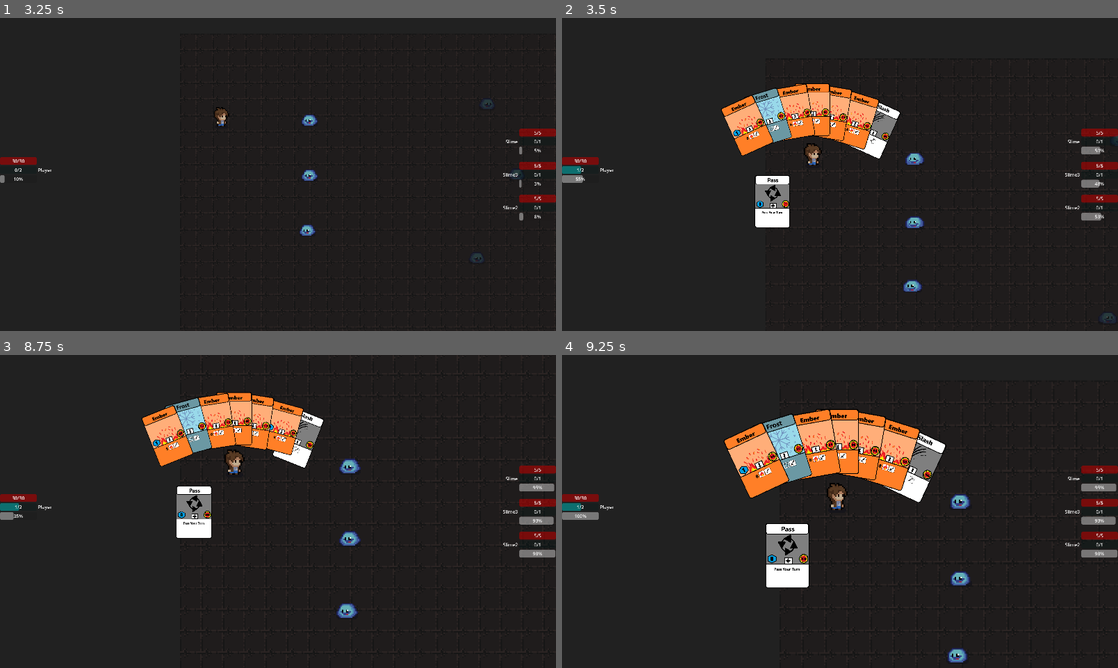
Above: before the commit, frames 1-4 (two rows, left to right).
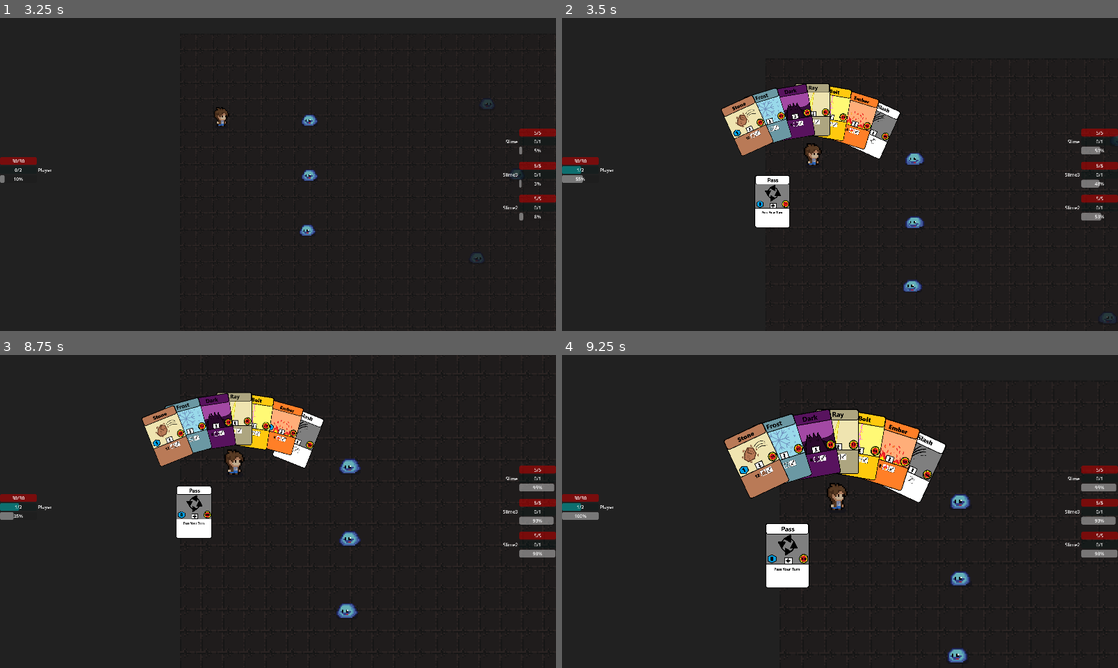
Above: after the commit, the same moments.

Repository: PatricNurczyk/DreamaCard
Game: Godot game, scene res://Scenes/GameLogic/GameContainer.tscn
The game is run twice, just before and just after one commit, with the same random seed, the same clock (stepped at 60 frames per second) and the same inputs. Sound files missing from this copy of the repository are replaced by a short silence.
Inputs (mouse positions are in pixels of both pictures, inside the frame that each line leads up to):
- Up to frame 1 (3.25 s): move the mouse to (400, 158) at 0.52 s; hold Right (ui_right) 0.53-2.03 s; click (400, 158) at 0.6 s; tap Up (ui_up) at 0.77, 1.52, 3.02 s; move the mouse to (166, 190) at 1.27 s; click (166, 190) at 1.35 s; move the mouse to (333, 105) at 2.02 s; hold Left (ui_left) 2.03-2.78 s; hold Shift (Sprint) 2.03-2.78 s; click (333, 105) at 2.3 s; move the mouse to (250, 237) at 2.77 s; hold Right (ui_right) from 2.78 s (still down); click (250, 237) at 2.85 s
- Up to frame 2 (3.5 s): keep holding Right (ui_right)
- Up to frame 3 (8.75 s): release Right (ui_right) at 3.5 s; click (294, 455) at 3.5 s; click (205, 452) at 4.27 s; click (205, 448) at 5.02 s; click (205, 448) at 5.75 s; click (205, 448) at 6.52 s; click (205, 448) at 7.27 s; move the mouse to (444, 558) at 8.02 s; hold Right (ui_right) from 8.03 s (still down); click (444, 558) at 8.1 s; tap Up (ui_up) at 8.27 s; tap Escape (Cancel) at 8.65 s
- Up to frame 4 (9.25 s): move the mouse to (673, 464) at 8.77 s; release Right (ui_right) at 8.78 s; hold Left (ui_left) from 8.78 s (still down); tap Shift (Sprint) at 8.85 s; tap Up (ui_up) at 9.02 s; click (673, 464) at 9.05 s

Frame 1 is identical in both runs. In frame 2, 2.6% of the frame differs, in the area x 28-53%, y 21-44%; in frame 3, 2.7%; in frame 4, 4.0%, in the area x 29-59%, y 17-46%.

Commit message:
Added all 1 MP cost cards

Diff:
--- /dev/null
+++ b/Scenes/Cards/Blast.tscn
@@ -0,0 +1,44 @@
+[gd_scene load_steps=9 format=3 uid="uid://bmpjp4nysuxsp"]
+
+[ext_resource type="Script" path="res://Scripts/Cards/card.gd" id="1_subqf"]
+[ext_resource type="Script" path="res://Scripts/Cards/blast.gd" id="2_a677v"]
+[ext_resource type="Texture2D" uid="uid://bpxkvnslyh1k5" path="res://Assets/Card/Blast.png" id="3_0nyfl"]
+[ext_resource type="AudioStream" uid="uid://cmcelkb8gcdpl" path="res://Sounds/Sound_Effects/flipcard.wav" id="4_81muq"]
+
+[sub_resource type="StyleBoxEmpty" id="StyleBoxEmpty_4tin5"]
+
+[sub_resource type="StyleBoxEmpty" id="StyleBoxEmpty_qqn4e"]
+
+[sub_resource type="StyleBoxEmpty" id="StyleBoxEmpty_b5epm"]
+
+[sub_resource type="StyleBoxEmpty" id="StyleBoxEmpty_8rv6h"]
+
+[node name="Blast" type="Button"]
+offset_left = -15.495
+offset_top = -23.16
+offset_right = 15.505
+offset_bottom = 22.84
+theme_override_styles/focus = SubResource("StyleBoxEmpty_4tin5")
+theme_override_styles/hover = SubResource("StyleBoxEmpty_qqn4e")
+theme_override_styles/pressed = SubResource("StyleBoxEmpty_b5epm")
+theme_override_styles/normal = SubResource("StyleBoxEmpty_8rv6h")
+action_mode = 0
+icon_alignment = 1
+script = ExtResource("1_subqf")
+card_script = ExtResource("2_a677v")
+target_type = 1
+SkillName = "Blast"
+mpCost = 1
+element = "arcane"
+
+[node name="Card" type="Sprite2D" parent="."]
+position = Vector2(15.415, 23.045)
+scale = Vector2(0.1, 0.1)
+texture = ExtResource("3_0nyfl")
+
+[node name="hover" type="AudioStreamPlayer2D" parent="."]
+stream = ExtResource("4_81muq")
+
+[connection signal="gui_input" from="." to="." method="_on_gui_input"]
+[connection signal="mouse_entered" from="." to="." method="_on_mouse_entered"]
+[connection signal="mouse_exited" from="." to="." method="_on_mouse_exited"]
--- /dev/null
+++ b/Scenes/Cards/Bolt.tscn
@@ -0,0 +1,44 @@
+[gd_scene load_steps=9 format=3 uid="uid://du6hf4lasmbjv"]
+
+[ext_resource type="Script" path="res://Scripts/Cards/card.gd" id="1_3ew7i"]
+[ext_resource type="Script" path="res://Scripts/Cards/bolt.gd" id="2_j7iou"]
+[ext_resource type="Texture2D" uid="uid://d3l8grjn1uhth" path="res://Assets/Card/Bolt.png" id="3_4vsc5"]
+[ext_resource type="AudioStream" uid="uid://cmcelkb8gcdpl" path="res://Sounds/Sound_Effects/flipcard.wav" id="4_pipfc"]
+
+[sub_resource type="StyleBoxEmpty" id="StyleBoxEmpty_4tin5"]
+
+[sub_resource type="StyleBoxEmpty" id="StyleBoxEmpty_qqn4e"]
+
+[sub_resource type="StyleBoxEmpty" id="StyleBoxEmpty_b5epm"]
+
+[sub_resource type="StyleBoxEmpty" id="StyleBoxEmpty_8rv6h"]
+
+[node name="Bolt" type="Button"]
+offset_left = -15.495
+offset_top = -23.16
+offset_right = 15.505
+offset_bottom = 22.84
+theme_override_styles/focus = SubResource("StyleBoxEmpty_4tin5")
+theme_override_styles/hover = SubResource("StyleBoxEmpty_qqn4e")
+theme_override_styles/pressed = SubResource("StyleBoxEmpty_b5epm")
+theme_override_styles/normal = SubResource("StyleBoxEmpty_8rv6h")
+action_mode = 0
+icon_alignment = 1
+script = ExtResource("1_3ew7i")
+card_script = ExtResource("2_j7iou")
+target_type = 1
+SkillName = "Bolt"
+mpCost = 1
+element = "lightning"
+
+[node name="Card" type="Sprite2D" parent="."]
+position = Vector2(15.415, 23.045)
+scale = Vector2(0.1, 0.1)
+texture = ExtResource("3_4vsc5")
+
+[node name="hover" type="AudioStreamPlayer2D" parent="."]
+stream = ExtResource("4_pipfc")
+
+[connection signal="gui_input" from="." to="." method="_on_gui_input"]
+[connection signal="mouse_entered" from="." to="." method="_on_mouse_entered"]
+[connection signal="mouse_exited" from="." to="." method="_on_mouse_exited"]
--- /dev/null
+++ b/Scenes/Cards/Dark.tscn
@@ -0,0 +1,44 @@
+[gd_scene load_steps=9 format=3 uid="uid://dpmqif3p4phag"]
+
+[ext_resource type="Script" path="res://Scripts/Cards/card.gd" id="1_k6elo"]
+[ext_resource type="Script" path="res://Scripts/Cards/dark.gd" id="2_vjnkq"]
+[ext_resource type="Texture2D" uid="uid://bdvllusimsa1f" path="res://Assets/Card/Dark.png" id="3_xai2b"]
+[ext_resource type="AudioStream" uid="uid://cmcelkb8gcdpl" path="res://Sounds/Sound_Effects/flipcard.wav" id="4_2fnmu"]
+
+[sub_resource type="StyleBoxEmpty" id="StyleBoxEmpty_4tin5"]
+
+[sub_resource type="StyleBoxEmpty" id="StyleBoxEmpty_qqn4e"]
+
+[sub_resource type="StyleBoxEmpty" id="StyleBoxEmpty_b5epm"]
+
+[sub_resource type="StyleBoxEmpty" id="StyleBoxEmpty_8rv6h"]
+
+[node name="Dark" type="Button"]
+offset_left = -15.495
+offset_top = -23.16
+offset_right = 15.505
+offset_bottom = 22.84
+theme_override_styles/focus = SubResource("StyleBoxEmpty_4tin5")
+theme_override_styles/hover = SubResource("StyleBoxEmpty_qqn4e")
+theme_override_styles/pressed = SubResource("StyleBoxEmpty_b5epm")
+theme_override_styles/normal = SubResource("StyleBoxEmpty_8rv6h")
+action_mode = 0
+icon_alignment = 1
+script = ExtResource("1_k6elo")
+card_script = ExtResource("2_vjnkq")
+target_type = 1
+SkillName = "Dark"
+mpCost = 1
+element = "void"
+
+[node name="Card" type="Sprite2D" parent="."]
+position = Vector2(15.415, 23.045)
+scale = Vector2(0.1, 0.1)
+texture = ExtResource("3_xai2b")
+
+[node name="hover" type="AudioStreamPlayer2D" parent="."]
+stream = ExtResource("4_2fnmu")
+
+[connection signal="gui_input" from="." to="." method="_on_gui_input"]
+[connection signal="mouse_entered" from="." to="." method="_on_mouse_entered"]
+[connection signal="mouse_exited" from="." to="." method="_on_mouse_exited"]
--- /dev/null
+++ b/Scenes/Cards/Ray.tscn
@@ -0,0 +1,44 @@
+[gd_scene load_steps=9 format=3 uid="uid://xr2k03tsa2j5"]
+
+[ext_resource type="Script" path="res://Scripts/Cards/card.gd" id="1_e72jp"]
+[ext_resource type="Script" path="res://Scripts/Cards/ray.gd" id="2_m7j4x"]
+[ext_resource type="Texture2D" uid="uid://jiqr5jltcur0" path="res://Assets/Card/Ray.png" id="3_lts6u"]
+[ext_resource type="AudioStream" uid="uid://cmcelkb8gcdpl" path="res://Sounds/Sound_Effects/flipcard.wav" id="4_7edxk"]
+
+[sub_resource type="StyleBoxEmpty" id="StyleBoxEmpty_4tin5"]
+
+[sub_resource type="StyleBoxEmpty" id="StyleBoxEmpty_qqn4e"]
+
+[sub_resource type="StyleBoxEmpty" id="StyleBoxEmpty_b5epm"]
+
+[sub_resource type="StyleBoxEmpty" id="StyleBoxEmpty_8rv6h"]
+
+[node name="Ray" type="Button"]
+offset_left = -15.495
+offset_top = -23.16
+offset_right = 15.505
+offset_bottom = 22.84
+theme_override_styles/focus = SubResource("StyleBoxEmpty_4tin5")
+theme_override_styles/hover = SubResource("StyleBoxEmpty_qqn4e")
+theme_override_styles/pressed = SubResource("StyleBoxEmpty_b5epm")
+theme_override_styles/normal = SubResource("StyleBoxEmpty_8rv6h")
+action_mode = 0
+icon_alignment = 1
+script = ExtResource("1_e72jp")
+card_script = ExtResource("2_m7j4x")
+target_type = 1
+SkillName = "Ray"
+mpCost = 1
+element = "light"
+
+[node name="Card" type="Sprite2D" parent="."]
+position = Vector2(15.415, 23.045)
+scale = Vector2(0.1, 0.1)
+texture = ExtResource("3_lts6u")
+
+[node name="hover" type="AudioStreamPlayer2D" parent="."]
+stream = ExtResource("4_7edxk")
+
+[connection signal="gui_input" from="." to="." method="_on_gui_input"]
+[connection signal="mouse_entered" from="." to="." method="_on_mouse_entered"]
+[connection signal="mouse_exited" from="." to="." method="_on_mouse_exited"]
--- /dev/null
+++ b/Scenes/Cards/Stone.tscn
@@ -0,0 +1,44 @@
+[gd_scene load_steps=9 format=3 uid="uid://chb7qjvfn05i3"]
+
+[ext_resource type="Script" path="res://Scripts/Cards/card.gd" id="1_dyogi"]
+[ext_resource type="Script" path="res://Scripts/Cards/stone.gd" id="2_xwyul"]
+[ext_resource type="Texture2D" uid="uid://dt5426cet3vgg" path="res://Assets/Card/Stone.png" id="3_hsfx5"]
+[ext_resource type="AudioStream" uid="uid://cmcelkb8gcdpl" path="res://Sounds/Sound_Effects/flipcard.wav" id="4_f1gv2"]
+
+[sub_resource type="StyleBoxEmpty" id="StyleBoxEmpty_4tin5"]
+
+[sub_resource type="StyleBoxEmpty" id="StyleBoxEmpty_qqn4e"]
+
+[sub_resource type="StyleBoxEmpty" id="StyleBoxEmpty_b5epm"]
+
+[sub_resource type="StyleBoxEmpty" id="StyleBoxEmpty_8rv6h"]
+
+[node name="Stone" type="Button"]
+offset_left = -15.495
+offset_top = -23.16
+offset_right = 15.505
+offset_bottom = 22.84
+theme_override_styles/focus = SubResource("StyleBoxEmpty_4tin5")
+theme_override_styles/hover = SubResource("StyleBoxEmpty_qqn4e")
+theme_override_styles/pressed = SubResource("StyleBoxEmpty_b5epm")
+theme_override_styles/normal = SubResource("StyleBoxEmpty_8rv6h")
+action_mode = 0
+icon_alignment = 1
+script = ExtResource("1_dyogi")
+card_script = ExtResource("2_xwyul")
+target_type = 1
+SkillName = "Stone"
+mpCost = 1
+element = "earth"
+
+[node name="Card" type="Sprite2D" parent="."]
+position = Vector2(15.415, 23.045)
+scale = Vector2(0.1, 0.1)
+texture = ExtResource("3_hsfx5")
+
+[node name="hover" type="AudioStreamPlayer2D" parent="."]
+stream = ExtResource("4_f1gv2")
+
+[connection signal="gui_input" from="." to="." method="_on_gui_input"]
+[connection signal="mouse_entered" from="." to="." method="_on_mouse_entered"]
+[connection signal="mouse_exited" from="." to="." method="_on_mouse_exited"]
--- a/Scenes/Entities/Player.tscn
+++ b/Scenes/Entities/Player.tscn
@@ -1,7 +1,7 @@
 [gd_scene load_steps=6 format=3 uid="uid://jrkrfd6041tn"]
 
 [ext_resource type="SpriteFrames" uid="uid://cb8rvv4yb7tn2" path="res://Assets/SpriteFrames/player.tres" id="1_rt0qv"]
-[ext_resource type="Script" path="res://Scenes/Entities/Player.gd" id="1_sqg0c"]
+[ext_resource type="Script" path="res://Scripts/Entities/Player.gd" id="1_sqg0c"]
 [ext_resource type="AudioStream" uid="uid://cqplmnuvjfh7d" path="res://Sounds/Sound_Effects/hitHurt.wav" id="3_aw5ii"]
 
 [sub_resource type="CapsuleShape2D" id="CapsuleShape2D_i50t4"]
--- a/Scenes/GameLogic/Shard.tscn
+++ b/Scenes/GameLogic/Shard.tscn
@@ -44,6 +44,7 @@
 script = ExtResource("1_mr45b")
 
 [node name="Polygon" type="Polygon2D" parent="."]
+color = Color(1, 0.501961, 0.988235, 1)
 polygon = PackedVector2Array(-3, -5, 4, -5, 4, 4, -3, 4)
 
 [node name="AnimationPlayer" type="AnimationPlayer" parent="."]
--- /dev/null
+++ b/Scripts/Cards/blast.gd
@@ -0,0 +1,16 @@
+extends Node
+
+func select_card(card):
+	card.get_parent().get_parent().select_target(card.get_index())
+
+func discard():
+	print("Cant Discard")
+
+func execute_action(container):
+	container.camera.position = container.combatants[container.target].position
+	container.camera_zoom = 6
+	await container.get_tree().create_timer(.5).timeout
+	container.combatants[container.currTurn].MP -= 1
+	container.combatants[container.target].takeDamage(6, "arcane")
+	await container.get_tree().create_timer(.5).timeout
+	container.action_completed.emit()
--- /dev/null
+++ b/Scripts/Cards/bolt.gd
@@ -0,0 +1,16 @@
+extends Node
+
+func select_card(card):
+	card.get_parent().get_parent().select_target(card.get_index())
+
+func discard():
+	print("Cant Discard")
+
+func execute_action(container):
+	container.camera.position = container.combatants[container.target].position
+	container.camera_zoom = 6
+	await container.get_tree().create_timer(.5).timeout
+	container.combatants[container.currTurn].MP -= 1
+	container.combatants[container.target].takeDamage(10, "lightning")
+	await container.get_tree().create_timer(.5).timeout
+	container.action_completed.emit()
--- a/Scripts/Cards/card.gd
+++ b/Scripts/Cards/card.gd
@@ -37,12 +37,10 @@
 	cardscale = .05
 	no_hover = true
 	#animation_player.play("Card Shake")
-	disabled = true
 
 func cancel():
 	no_hover = false
 	cardscale = .1
-	animation_player.stop()
 	disabled = false
 	z_index = 0
 
--- /dev/null
+++ b/Scripts/Cards/dark.gd
@@ -0,0 +1,16 @@
+extends Node
+
+func select_card(card):
+	card.get_parent().get_parent().select_target(card.get_index())
+
+func discard():
+	print("Cant Discard")
+
+func execute_action(container):
+	container.camera.position = container.combatants[container.target].position
+	container.camera_zoom = 6
+	await container.get_tree().create_timer(.5).timeout
+	container.combatants[container.currTurn].MP -= 1
+	container.combatants[container.target].takeDamage(8, "void")
+	await container.get_tree().create_timer(.5).timeout
+	container.action_completed.emit()
--- /dev/null
+++ b/Scripts/Cards/ray.gd
@@ -0,0 +1,16 @@
+extends Node
+
+func select_card(card):
+	card.get_parent().get_parent().select_target(card.get_index())
+
+func discard():
+	print("Cant Discard")
+
+func execute_action(container):
+	container.camera.position = container.combatants[container.target].position
+	container.camera_zoom = 6
+	await container.get_tree().create_timer(.5).timeout
+	container.combatants[container.currTurn].MP -= 1
+	container.combatants[container.target].takeDamage(7, "light")
+	await container.get_tree().create_timer(.5).timeout
+	container.action_completed.emit()
--- /dev/null
+++ b/Scripts/Cards/stone.gd
@@ -0,0 +1,16 @@
+extends Node
+
+func select_card(card):
+	card.get_parent().get_parent().select_target(card.get_index())
+
+func discard():
+	print("Cant Discard")
+
+func execute_action(container):
+	container.camera.position = container.combatants[container.target].position
+	container.camera_zoom = 6
+	await container.get_tree().create_timer(.5).timeout
+	container.combatants[container.currTurn].MP -= 1
+	container.combatants[container.target].takeDamage(12, "earth")
+	await container.get_tree().create_timer(.5).timeout
+	container.action_completed.emit()
--- a/Scripts/GameLogic/GameContainer.gd
+++ b/Scripts/GameLogic/GameContainer.gd
@@ -374,6 +374,16 @@
 			shatter.shard_color = Color("ff5b17")
 		"frost":
 			shatter.shard_color = Color("11ffff")
+		"earth":
+			shatter.shard_color = Color('3a5f00')
+		"lightning":
+			shatter.shard_color = Color("c8ba00")
+		"void":
+			shatter.shard_color = Color("#8e43f7")
+		"light":
+			shatter.shard_color = Color("#f5ff69")
+		"arcane":
+			shatter.shard_color = Color("#4fffbe")
 	shatter.position = UI_READYBREAK + Vector2(15.5,23)
 	card_ui.add_child(shatter)
 	await shatter.shatter_ready
@@ -410,6 +420,16 @@
 				shatter.shard_color = Color("ff5b17")
 			"frost":
 				shatter.shard_color = Color("11ffff")
+			"earth":
+				shatter.shard_color = Color('3a5f00')
+			"lightning":
+				shatter.shard_color = Color("c8ba00")
+			"void":
+				shatter.shard_color = Color("#8e43f7")
+			"light":
+				shatter.shard_color = Color("#f5ff69")
+			"arcane":
+				shatter.shard_color = Color("#4fffbe")
 		shatter.position = Vector2(15.5,23)
 		shatter.invert = true
 		combatants[currTurn].add_child(card)
--- a/Scripts/GameLogic/player_info.gd
+++ b/Scripts/GameLogic/player_info.gd
@@ -9,7 +9,7 @@
 		"MaxHP" : 30,
 		"MaxMP" : 2,
 		"Speed" : 10,
-		"Deck" : ["Ember","Ember","Ember","Ember","Ember","Ember","Frost"],
+		"Deck" : ["Ember","Blast","Dark","Ray","Bolt","Stone","Frost"],
 		"AltDeck" : [],
 		"WeaponTypes": "Shortsword",
 		"Equipment": {
Renamed: Scenes/Entities/Player.gd -> Scripts/Entities/Player.gd
